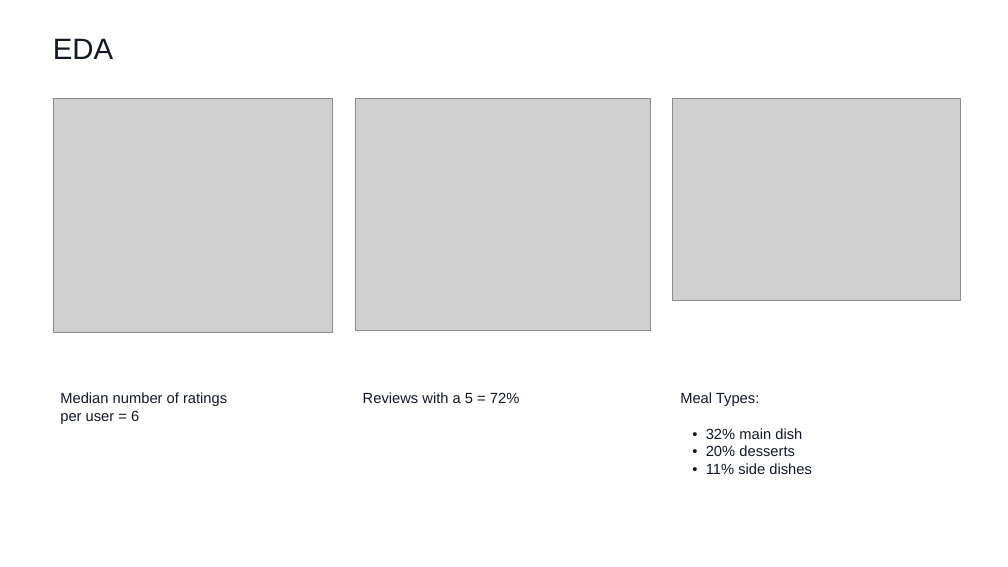
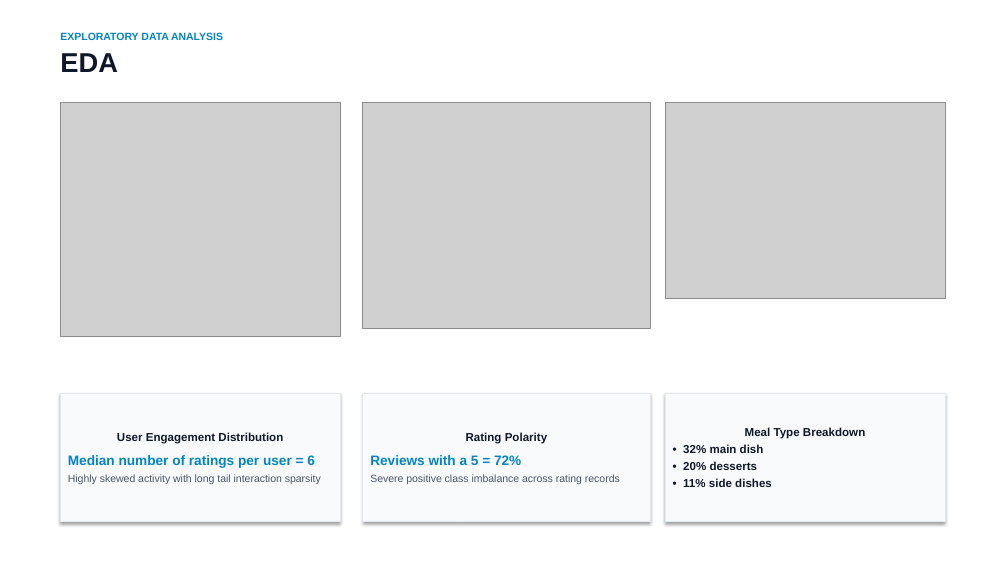
Before and after one commit to vidhyawalke/Recipe-Recommender-System, a slide deck: slide 3 of Recipe_Recommender_Presentation.pptx. Drawn at 1008x567 pixels with LibreOffice and Linux fonts; fonts in the diff are those of the drawing; grey boxes stand for pictures. Boxes give left, top, right and bottom in pixels: in the first picture for what was removed or moved away, otherwise in the second. Text is boxed around its words. In the diff, an @@ line names an element or a change of style, - is before the commit and + after.

```diff
--- a/Recipe_Recommender_Presentation.pptx
+++ b/Recipe_Recommender_Presentation.pptx
@@ text at (x1=60, y1=32, x2=223, y2=40): paragraph added @@
+EXPLORATORY DATA ANALYSIS
@@ text at (x1=60, y1=53, x2=118, y2=72): size 28 to 26 pt, text colour #111827 to #0F172A, bold on in "EDA" @@
@@ text "EXPLORATORY DATA ANALYSIS" moved from (x1=53, y1=38, x2=113, y2=59) to (x1=60, y1=32, x2=223, y2=72) @@
@@ picture moved from (x1=53, y1=98, x2=333, y2=333) to (x1=60, y1=102, x2=340, y2=337) @@
@@ picture resized from (x1=355, y1=98, x2=650, y2=330) to (x1=363, y1=102, x2=650, y2=328) @@
@@ picture resized from (x1=673, y1=98, x2=960, y2=300) to (x1=665, y1=102, x2=945, y2=299) @@
@@ rectangle "User Engagement Distribution" resized from (x1=60, y1=392, x2=227, y2=424) to (x1=60, y1=393, x2=340, y2=522) @@
@@ vertical alignment top to middle; fill none to #F8FAFC; outline none to #E2E8F0 0.75 pt; shadow on in 3 elements at (x1=665, y1=393, x2=945, y2=522), (x1=60, y1=393, x2=340, y2=522), (x1=363, y1=393, x2=650, y2=522) @@
@@ rectangle "Rating Polarity" resized from (x1=363, y1=392, x2=519, y2=403) to (x1=363, y1=393, x2=650, y2=522) @@
@@ rectangle "Meal Type Breakdown" resized from (x1=680, y1=392, x2=812, y2=474) to (x1=665, y1=393, x2=945, y2=522) @@
@@ text in rectangle at (x1=117, y1=432, x2=283, y2=444): paragraph added @@
+User Engagement Distribution
@@ text in rectangle at (x1=466, y1=432, x2=547, y2=444): paragraph added @@
+Rating Polarity
@@ text in rectangle at (x1=683, y1=427, x2=865, y2=487): text changed; size 14 to 11 pt; text colour #111827 to #0F172A; bold on @@
-Meal Types:
-• 32% main dish
-• 20% desserts
-• 11% side dishes
+Meal Type Breakdown
+• 32% main dish
+• 20% desserts
+• 11% side dishes
@@ text in rectangle at (x1=68, y1=474, x2=321, y2=484): paragraph added @@
+Highly skewed activity with long tail interaction sparsity
@@ text in rectangle at (x1=68, y1=455, x2=315, y2=468): size 14 to 13 pt, text colour #111827 to #0284C7, bold on in "Median number of ratings per user = ..."; more space between paragraphs @@
@@ text in rectangle at (x1=370, y1=474, x2=620, y2=484): paragraph added @@
+Severe positive class imbalance across rating records
@@ text in rectangle at (x1=370, y1=455, x2=521, y2=465): size 14 to 13 pt, text colour #111827 to #0284C7, bold on in "Reviews with a 5 = 72%"; more space between paragraphs @@
```
Also in this commit, not shown: 10 other slides changed, 2 slides added, 2 slides removed.
